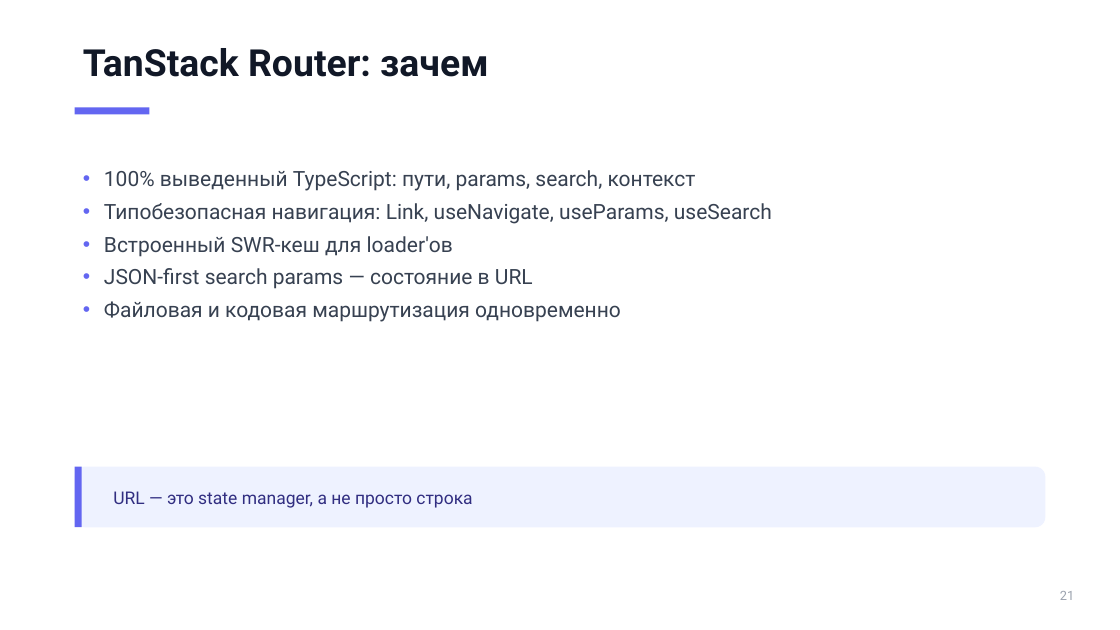
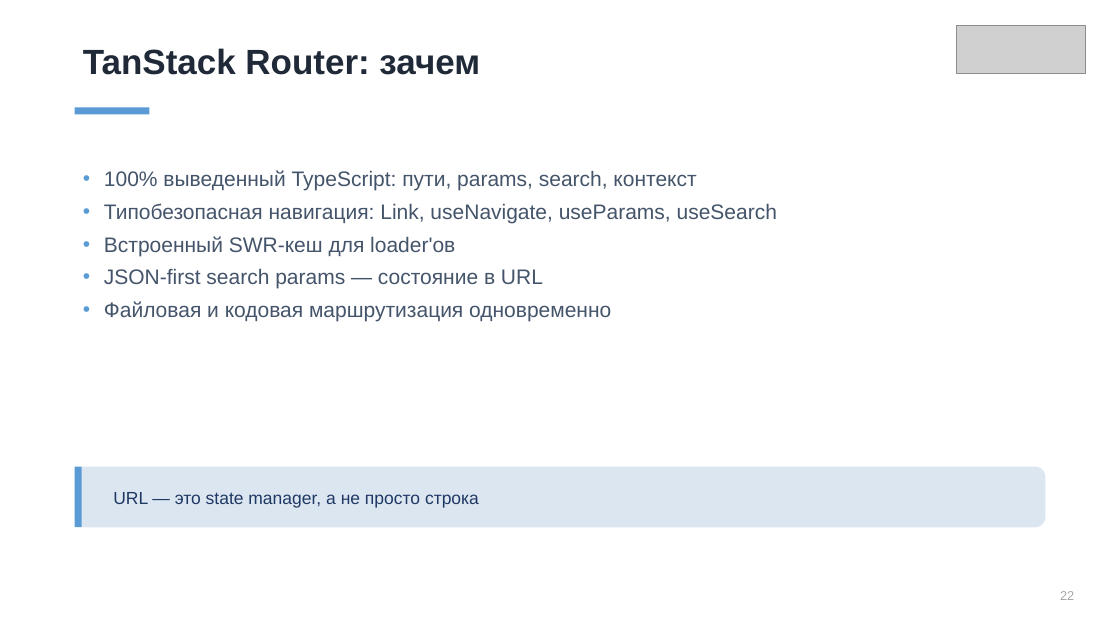
Before and after one commit to ErnandesDaniel/mephi-higher-engineering-school-lectures, a slide deck: slide 22 of lecture-1/modern-frontend-tooling.pptx. Drawn at 1120x630 pixels with LibreOffice and Linux fonts; fonts in the diff are those of the drawing; grey boxes stand for pictures. Boxes give left, top, right and bottom in pixels: in the first picture for what was removed or moved away, otherwise in the second. Text is boxed around its words. In the diff, an @@ line names an element or a change of style, - is before the commit and + after.

Commit message:
style: redo deck with template theme (Office/Arial) and template images

```diff
--- a/lecture-1/modern-frontend-tooling.pptx
+++ b/lecture-1/modern-frontend-tooling.pptx
@@ picture added at [957, 26, 1086, 74] @@
@@ text "TanStack Router: зачем" at [83, 48, 480, 75]: size 32 to 30 pt, font Roboto to Arial, text colour #111827 to #1F2937 @@
@@ rectangle at [75, 108, 150, 114]: fill #6366F1 to #5B9BD5 @@
@@ text "100% выведенный TypeScript: пути, params, ..." at [104, 170, 777, 322]: font Roboto to Arial, text colour #374151 to #44546A; bullet colour #6366F1 to #5B9BD5 @@
@@ rectangle at [75, 467, 82, 528]: fill #6366F1 to #5B9BD5 @@
@@ rounded rectangle at [75, 467, 1046, 528]: fill #EEF2FF to #DCE6F1 @@
@@ text "URL — это state manager, ..." at [113, 492, 479, 508]: font Roboto to Arial, text colour #312E81 to #1F3864 @@
@@ text at [1060, 591, 1074, 600]: text changed; font Roboto to Arial; text colour #9CA3AF to #A5A5A5 @@
-21
+22
```
Also in this commit, not shown: 39 other slides changed, 1 other file.
